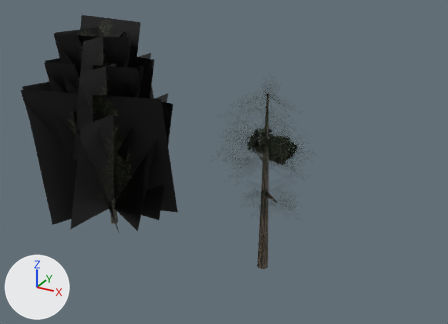
Renders of the FBX model Assets/#Stalway/Models/Folliage/Folliage.fbx from each side of a commit.
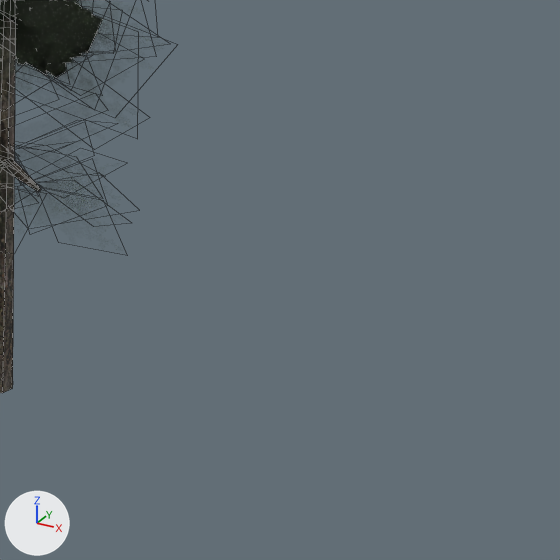
There are two pictures of each version: one whole from a camera (50 mm lens) standing at (18.9, -41.2, 29.5) and looking at (-4.0, 0.3, 8.8), one close up on the part from 59% to 100% of the width and 43% to 100% of the height. Lighting does not change. The marker at lower left points along +X, +Y and +Z. The close-ups show mesh edges as thin lines.

In view in the first close-up: 'Tree1'.
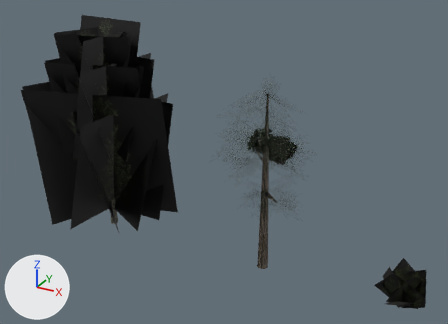
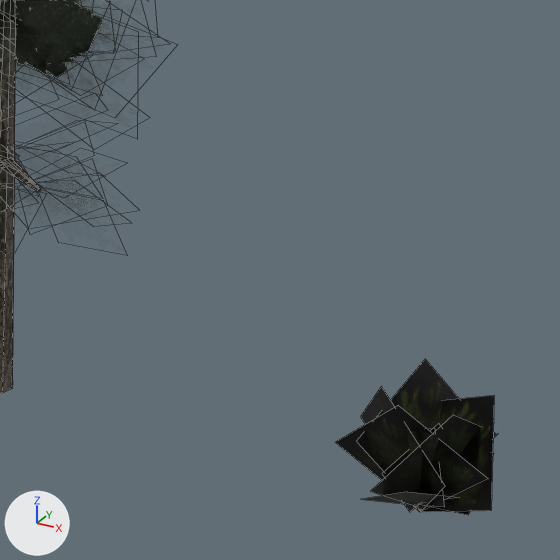
The newer file is also turned or shifted as a whole; pictures and numbers use the older file's frame.

Edits to the bpy script that builds the scene:
```text
Add img_branch8_png:
    img_branch8_png = load_image('branch8.png', '../../Textures/Folliage/branch8.png', 256, 256, 'sRGB')
Add mat_leavesbush1:
    mat_leavesbush1 = principled_material('LeavesBush1')
    mat_leavesbush1.texture = img_branch8_png
Add me_plane_001:
    me_plane_001.from_pydata(...)  # 40 vertices, 10 faces; spans x -2.19..1.93, y -2.14..2.05, z -0.34..3.48
    me_plane_001.materials.append(mat_leavesbush1)  # picture img_branch8_png
Add ob_bush1:
    ob_bush1 = bpy.data.objects.new('Bush1', me_plane_001)
    ob_bush1.location = (11.84, 0.01, 0.24)
```

Where the change shows, as pixel boxes [x1, y1, x2, y2] in the close-ups (560 x 560 px):
'Bush1', added (black)
    after: [335, 359, 498, 515]
